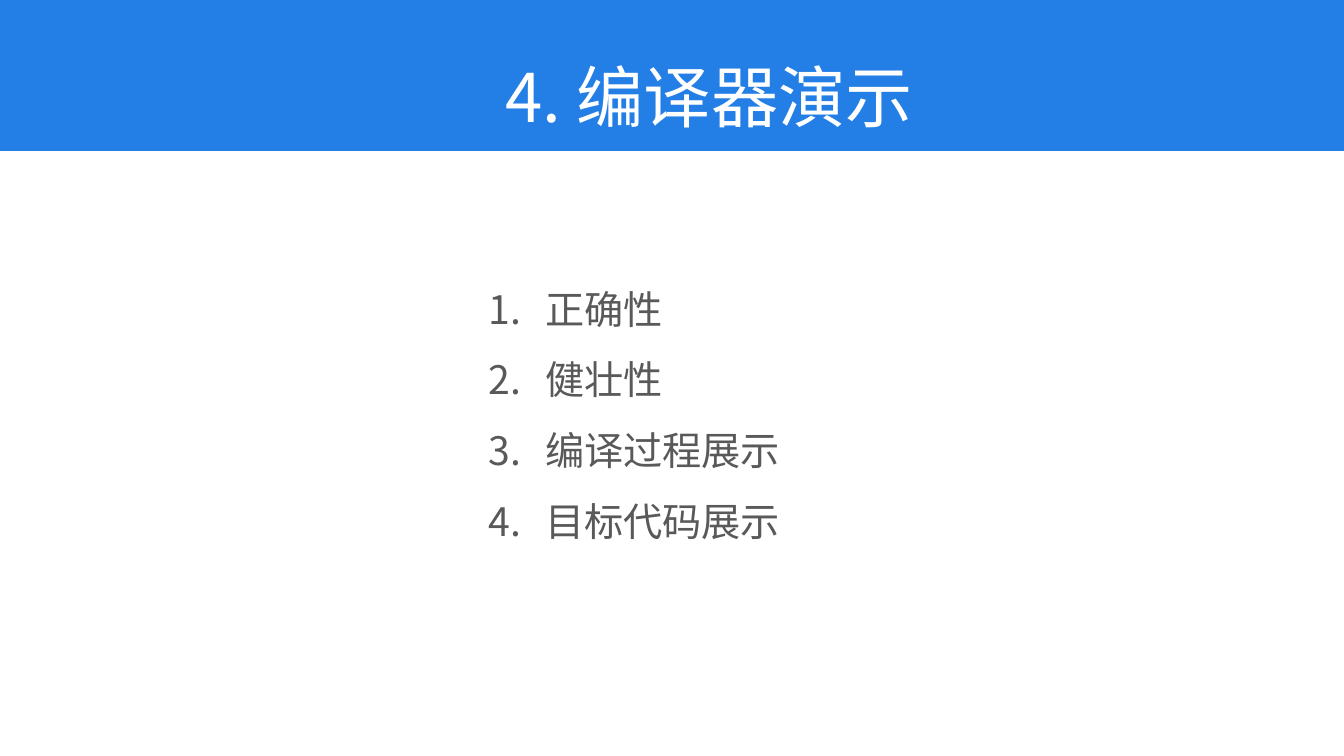
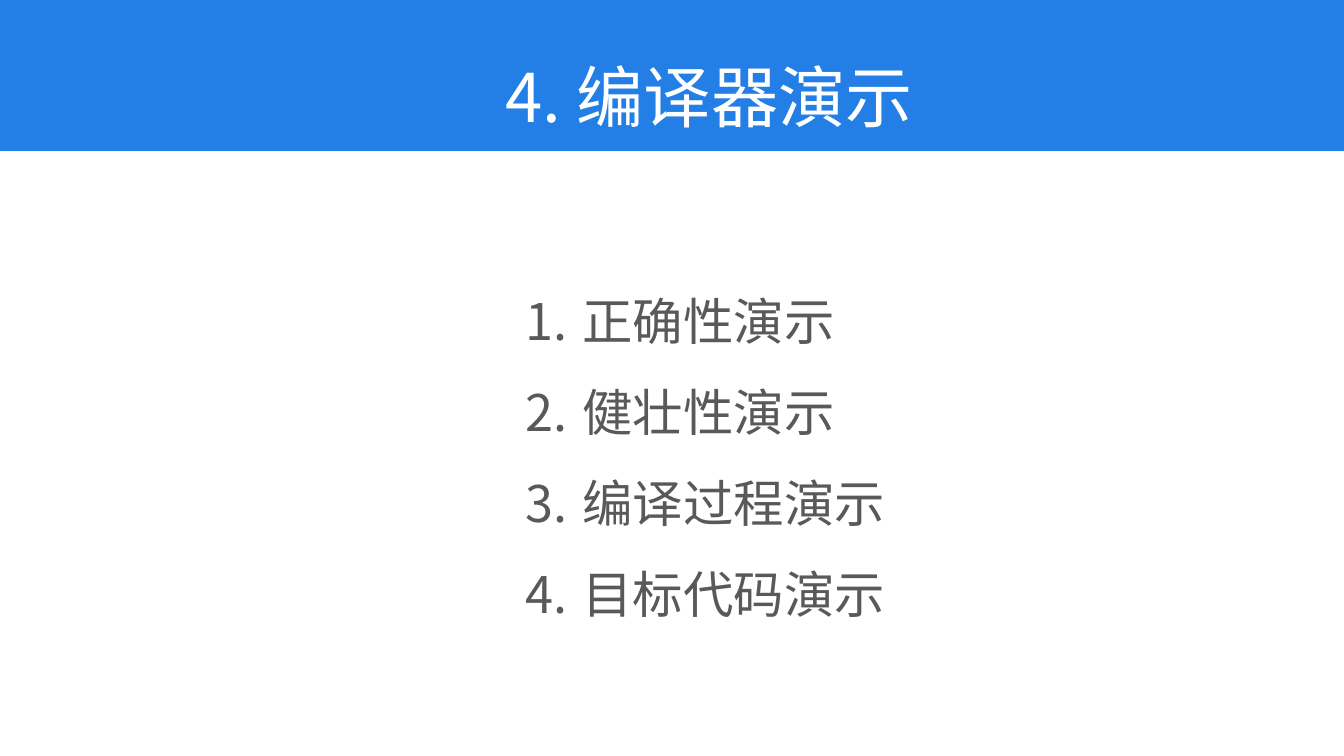
Before and after one commit to kkli28/cc, a slide deck: slide 24 of 论文相关/答辩ppt.pptx. Drawn at 1344x756 pixels with LibreOffice and Linux fonts; fonts in the diff are those of the drawing. Boxes give left, top, right and bottom in pixels: in the first picture for what was removed or moved away, otherwise in the second. Text is boxed around its words. In the diff, an @@ line names an element or a change of style, - is before the commit and + after.

```diff
--- a/论文相关/答辩ppt.pptx
+++ b/论文相关/答辩ppt.pptx
@@ text at (x1=582, y1=297, x2=884, y2=617): text changed; size 28 to 36 pt @@
-1. 正确性
-2. 健壮性
-3. 编译过程展示
-4. 目标代码展示
+1. 正确性演示
+2. 健壮性演示
+3. 编译过程演示
+4. 目标代码演示
```
Also in this commit, not shown: 10 other slides changed, 3 other files.
